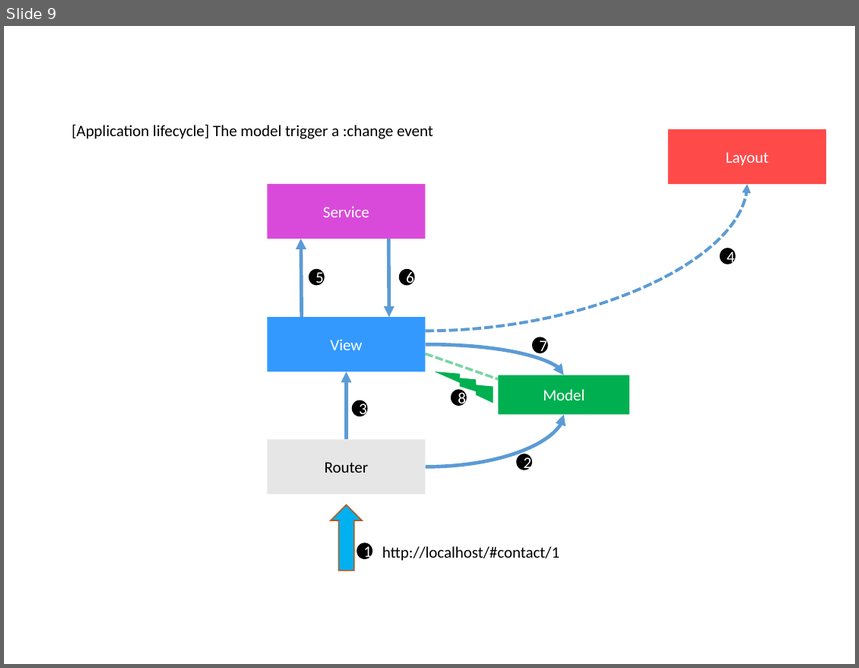
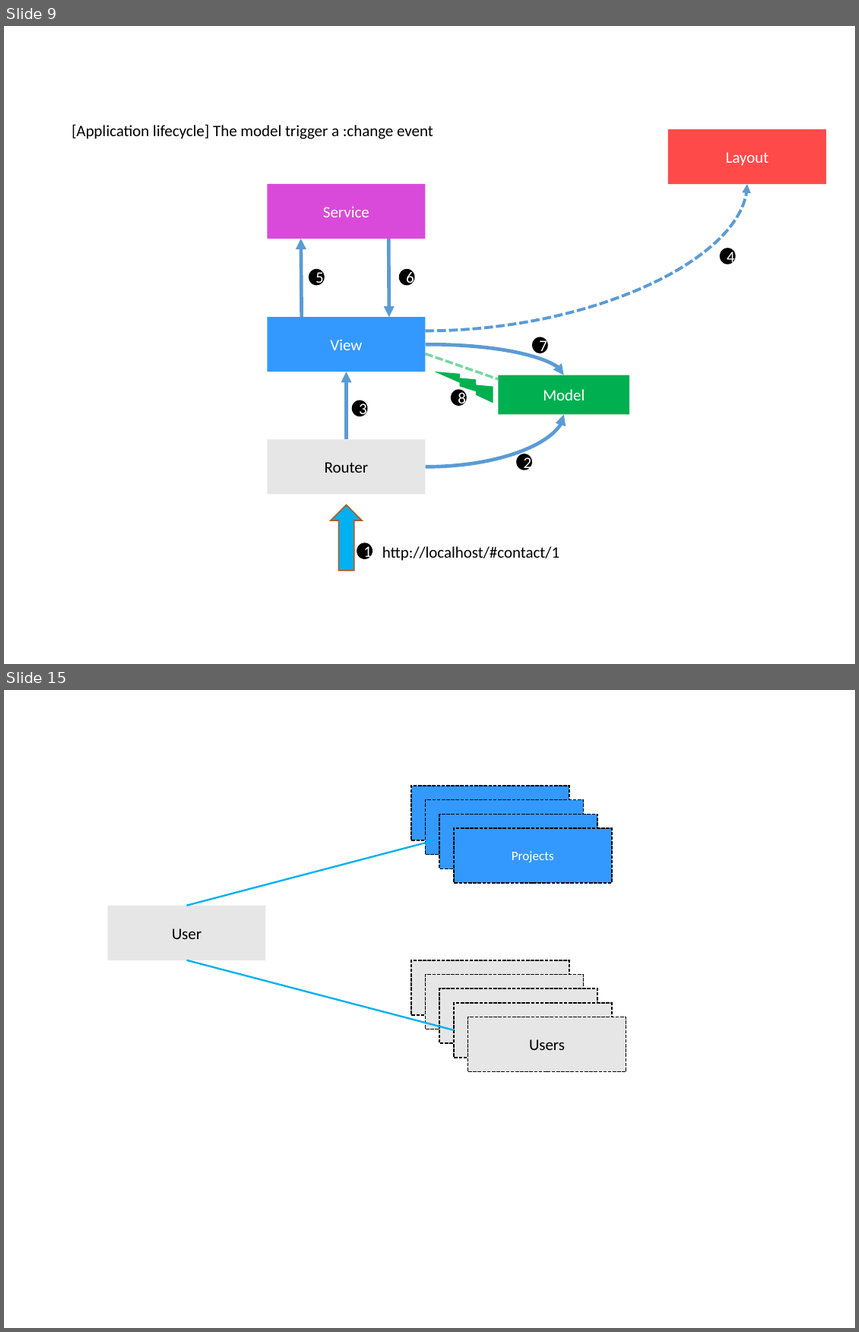
Before and after one commit to klee-contrib/focus-docs, a slide deck: assets/focus_lifecycle_schema.pptx. Shown one above the other, each under a label of ours: slide 9 before the commit, slides 9 and 15 after it; the slides between them are not shown. The pictures are 859x668 and 859x1332 pixels, drawn with LibreOffice and Linux fonts; fonts in the diff are those of the drawing. Boxes give left, top, right and bottom in pixels: in the first picture for what was removed or moved away, otherwise in the second. Text is boxed around its words. In the diff, an @@ line names an element or a change of style, - is before the commit and + after.

```diff
--- a/assets/focus_lifecycle_schema.pptx
+++ b/assets/focus_lifecycle_schema.pptx
@@ slide 15 added at <box>4,690,855,1328</box>, background #FFFFFF @@
@@ rectangle added at <box>411,785,569,840</box>, fill #3399FF, outline #000000 1 pt dashed, 11 pt, text #FFFFFF @@
+Project1
@@ rectangle added at <box>425,799,584,854</box>, fill #3399FF, outline #000000 1 pt dashed @@
@@ rectangle added at <box>439,815,598,869</box>, fill #3399FF, outline #000000 1 pt dashed, 11 pt, text #FFFFFF @@
+Project1
@@ line added from (187, 905) to (435, 840), #00B0F0 1.5 pt @@
@@ rectangle added at <box>453,828,612,882</box>, fill #3399FF, outline #000000 1 pt dashed, 11 pt, text #FFFFFF @@
+Projects
@@ rectangle added at <box>108,905,266,960</box>, fill #E7E6E6, 13.5 pt, text #000000 @@
+User
@@ line added from (187, 961) to (453, 1030), #00B0F0 1.5 pt @@
@@ rectangle added at <box>411,961,569,1015</box>, fill #E7E6E6, outline #000000 1 pt dashed, 13.5 pt, text #000000 @@
+Users
@@ rectangle added at <box>425,974,584,1029</box>, fill #E7E6E6, outline #000000 1 pt dashed, 13.5 pt, text #000000 @@
+Users
@@ rectangle added at <box>439,989,598,1043</box>, fill #E7E6E6, outline #000000 1 pt dashed, 13.5 pt, text #000000 @@
+Users
@@ rectangle added at <box>453,1003,612,1058</box>, fill #E7E6E6, outline #000000 1 pt dashed, 13.5 pt, text #000000 @@
+Users
@@ rectangle added at <box>468,1017,626,1072</box>, fill #E7E6E6, outline #000000 1 pt dashed, 13.5 pt, text #000000 @@
+Users
```
Also in this commit, not shown: 1 slide changed, 9 other slides added, 4 other files.
